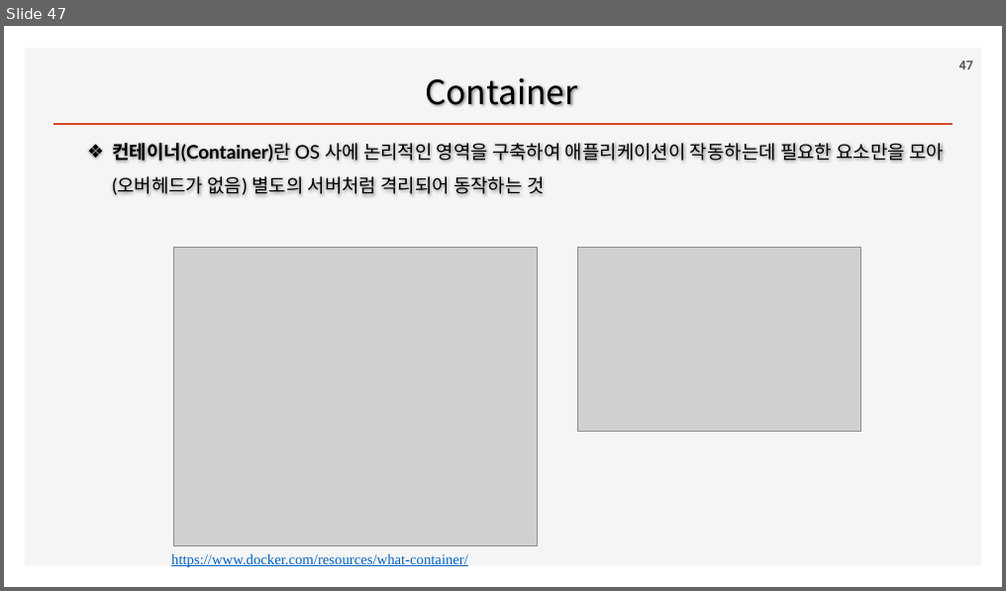
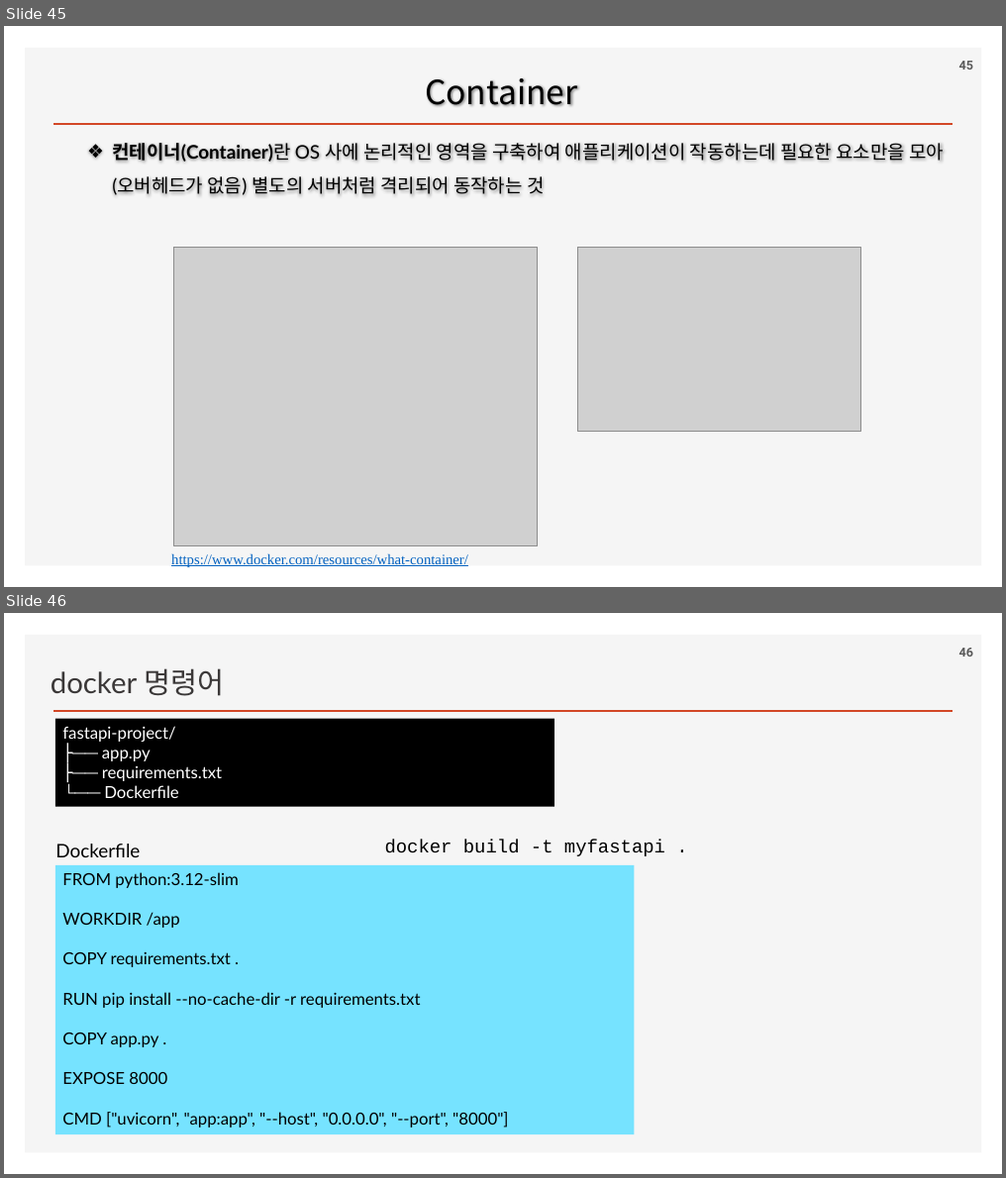
Before and after one commit to ancestor9/2026_Fall_Application-Deployment, a slide deck: App Deployment.pptx. Shown one above the other, each under a label of ours: slide 47 before the commit, slides 45 and 46 after it. The pictures are 1006x591 and 1006x1178 pixels, drawn with LibreOffice and Linux fonts; fonts in the diff are those of the drawing; grey boxes stand for pictures; background and template pictures are left out. Boxes give left, top, right and bottom in pixels: in the first picture for what was removed or moved away, otherwise in the second. Text is boxed around its words. In the diff, an @@ line names an element or a change of style, - is before the commit and + after.

```diff
--- a/App Deployment.pptx
+++ b/App Deployment.pptx
@@ slide 46 added at [4, 613, 1002, 1174], background #FFFFFF; not listed: 2 template elements that a slide beside it also shows @@
@@ text added at [51, 668, 224, 696], 28 pt, text #3B3838 @@
+docker 명령어
@@ page number added at [959, 648, 973, 657], 12 pt, text #595959, bold @@
+46
@@ rectangle added at [55, 719, 555, 807], fill #000000, 16 pt, text #FFFFFF @@
+fastapi-project/
+├── app.py
+├── requirements.txt
+└── Dockerfile
@@ text added at [55, 844, 140, 858], 18 pt, text #000000 @@
+Dockerfile
@@ text added at [385, 840, 665, 857], 18 pt, text #000000 @@
+docker build -t myfastapi .
@@ rectangle added at [55, 865, 635, 1135], fill #76E3FF, 16 pt, text #000000 @@
+FROM python:3.12-slim
+WORKDIR /app
+COPY requirements.txt .
+RUN pip install --no-cache-dir -r requirements.txt
+COPY app.py .
+EXPOSE 8000
+CMD ["uvicorn", "app:app", "--host", "0.0.0.0", "--port", "8000"]
@@ what was slide 47 is now slide 45 @@
@@ page number at [959, 61, 973, 70]: text changed @@
-47
+45
```
Also in this commit, not shown: 3 slides changed, 9 other slides added, 2 slides removed.
